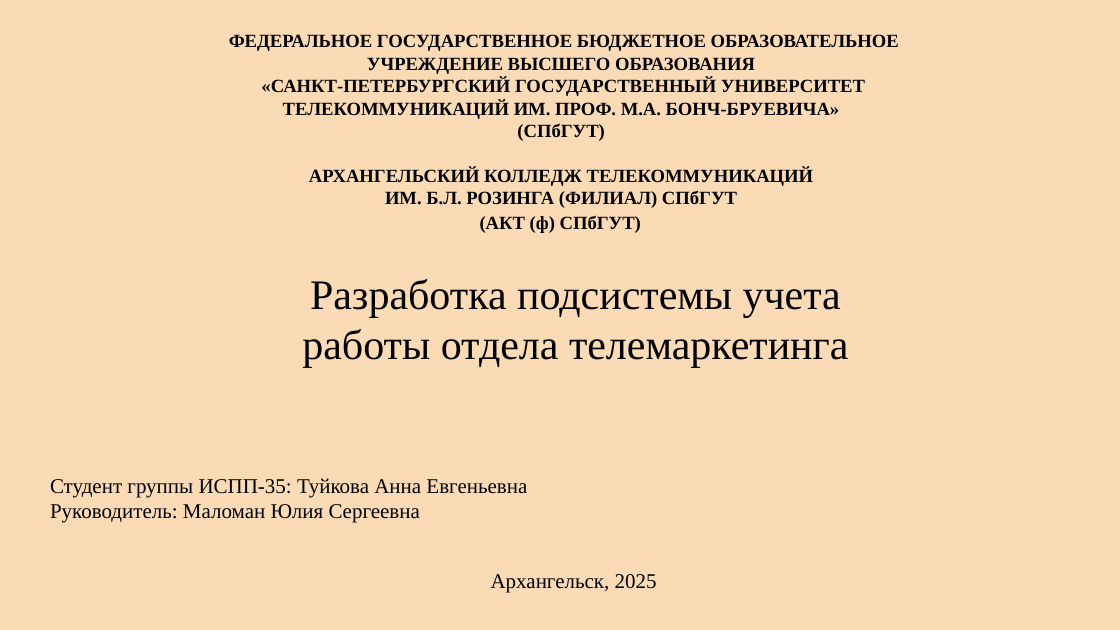
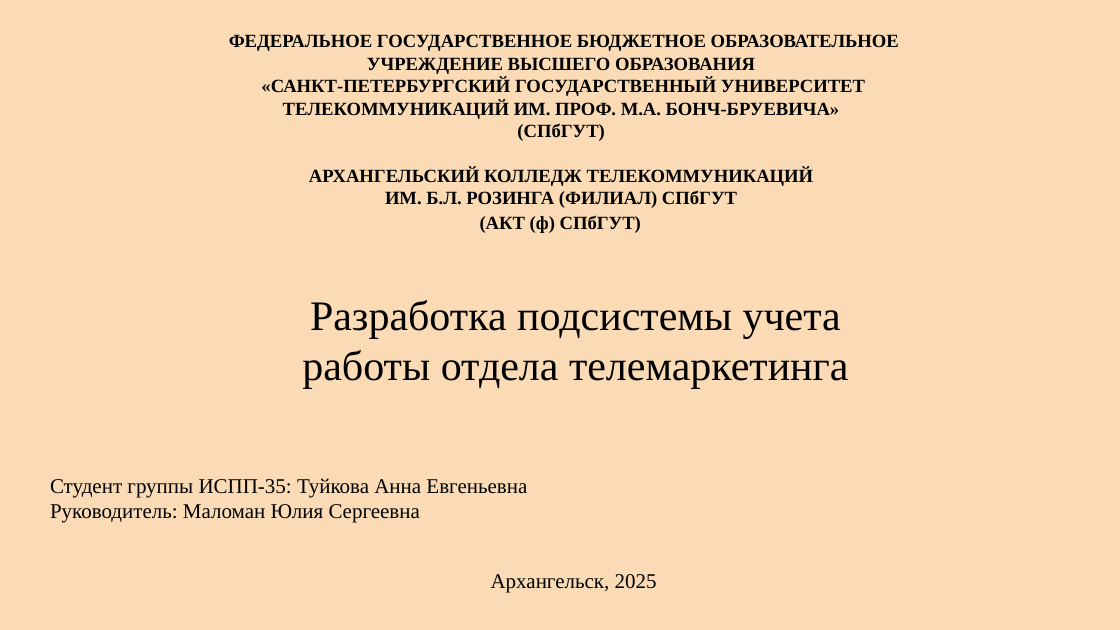
Before and after one commit to kkerra/CourseProject, a slide deck: slide 1 of кп.pptx. Drawn at 1120x630 pixels with LibreOffice and Linux fonts; fonts in the diff are those of the drawing; background and template pictures are left out. Boxes give left, top, right and bottom in pixels: in the first picture for what was removed or moved away, otherwise in the second. Text is boxed around its words. In the diff, an @@ line names an element or a change of style, - is before the commit and + after.

```diff
--- a/кп.pptx
+++ b/кп.pptx
@@ text "Разработка подсистемы учета работы отдела ...": place and size @@
-text "Разработка подсистемы учета работы отдела ..." at box(302, 279, 849, 367)
+text "Разработка подсистемы учета работы отдела ..." at box(302, 300, 849, 388)
```
Also in this commit, not shown: 8 other slides changed, 1 other file.
